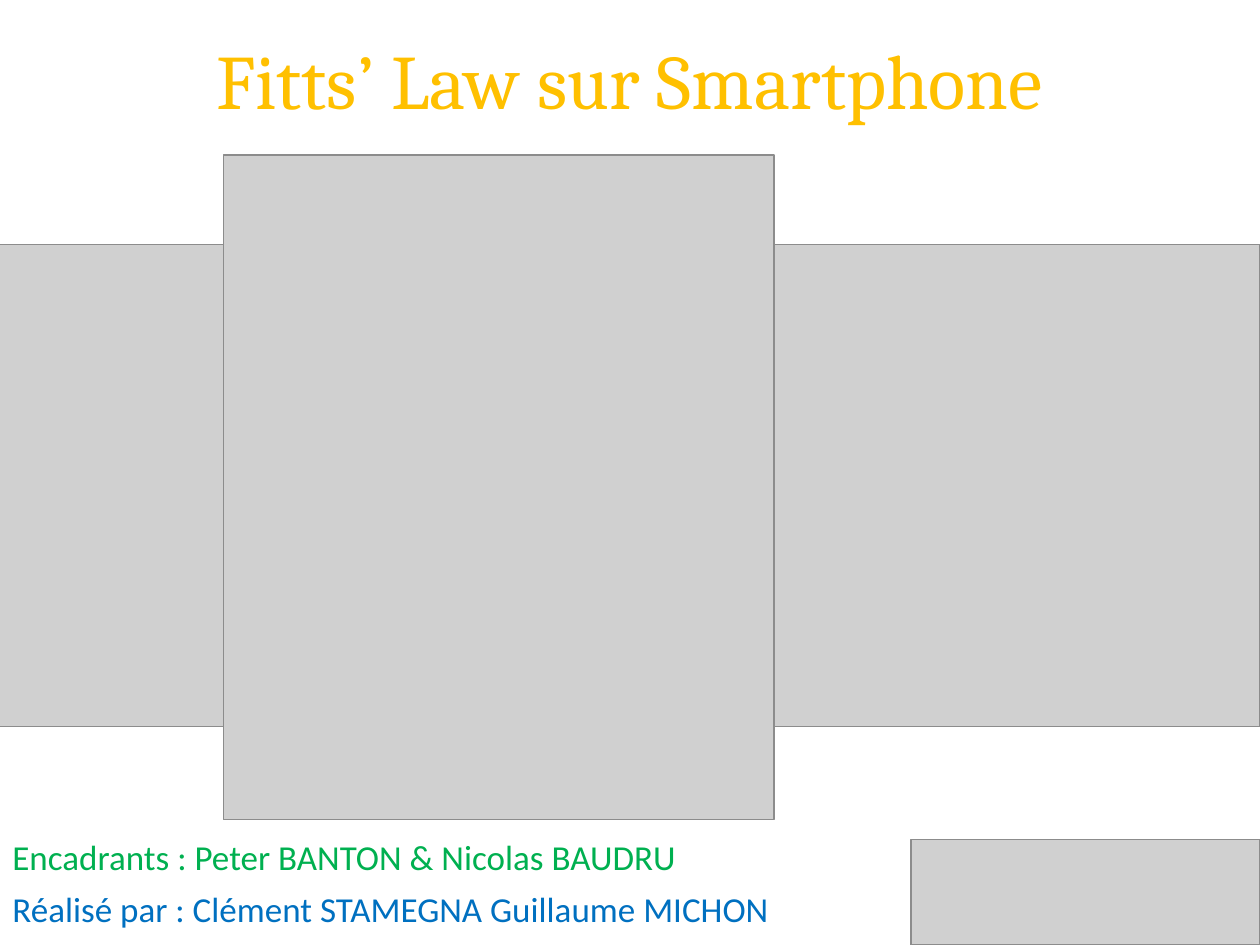
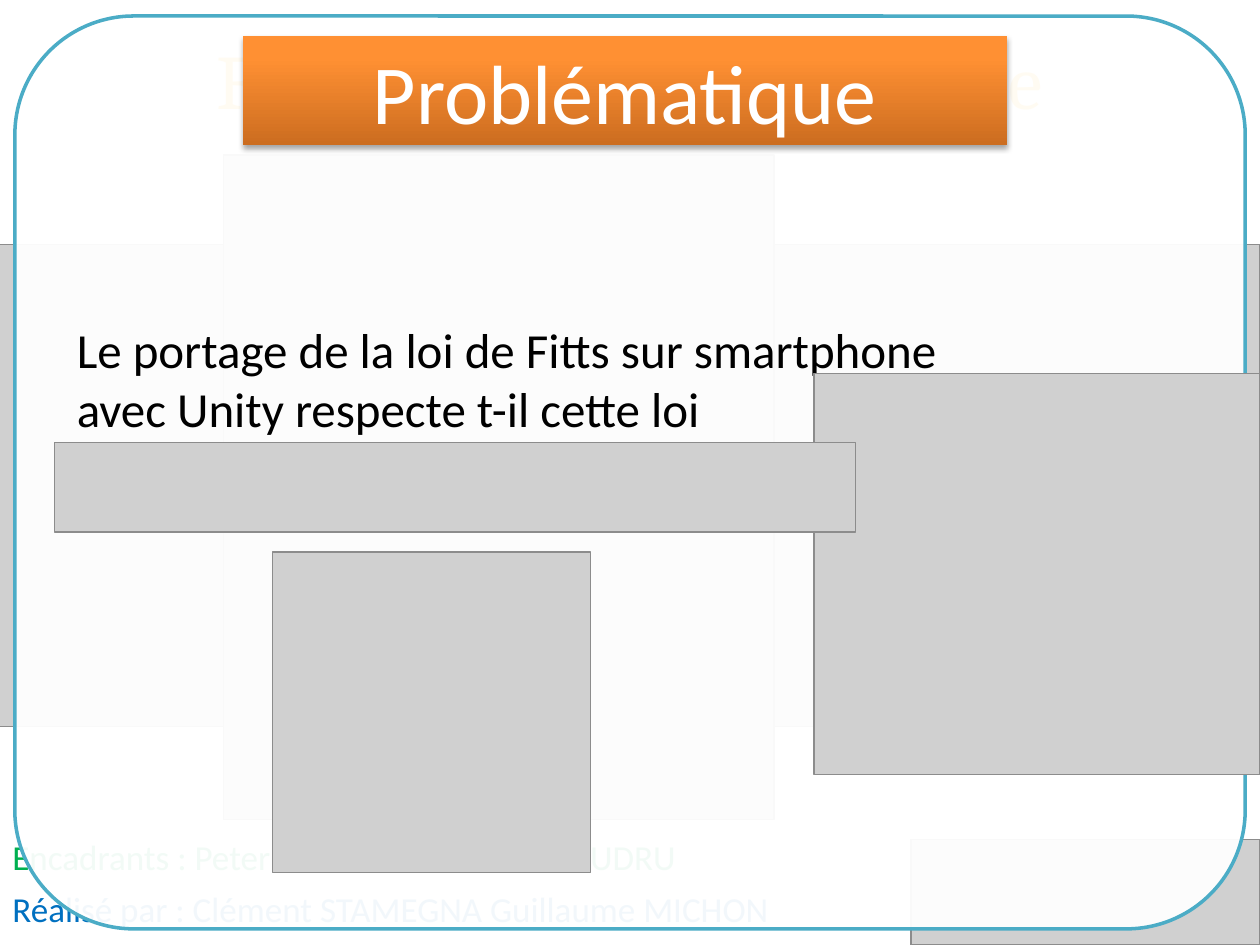
Before and after one commit to PolyDevTeam/Fiit-s-law, a slide deck: slide 2 of Papier/Presentation.pptx. Drawn at 1260x945 pixels with LibreOffice and Linux fonts; fonts in the diff are those of the drawing; grey boxes stand for pictures. Boxes give left, top, right and bottom in pixels: in the first picture for what was removed or moved away, otherwise in the second. Text is boxed around its words. In the diff, an @@ line names an element or a change of style, - is before the commit and + after.

```diff
--- a/Papier/Presentation.pptx
+++ b/Papier/Presentation.pptx
@@ rounded rectangle added at (15, 16, 1245, 929), fill #FFFFFF at 95% opacity, outline #4BACC6 2 pt @@
@@ rectangle added at (243, 37, 1007, 146), fill gradient #CC6E20 to #FF9034 to #FF9136, 48 pt, text #FFFFFF @@
+Problématique
@@ text added at (77, 334, 936, 435), 28 pt, text #000000 @@
+Le portage de la loi de Fitts sur smartphone avec Unity respecte t-il cette loi
@@ picture added at (814, 373, 1260, 775) @@
@@ picture added at (54, 442, 856, 532) @@
@@ picture added at (273, 552, 591, 873) @@
```
Also in this commit, not shown: 1 other slide changed, 7 slides added, 5 other files.
